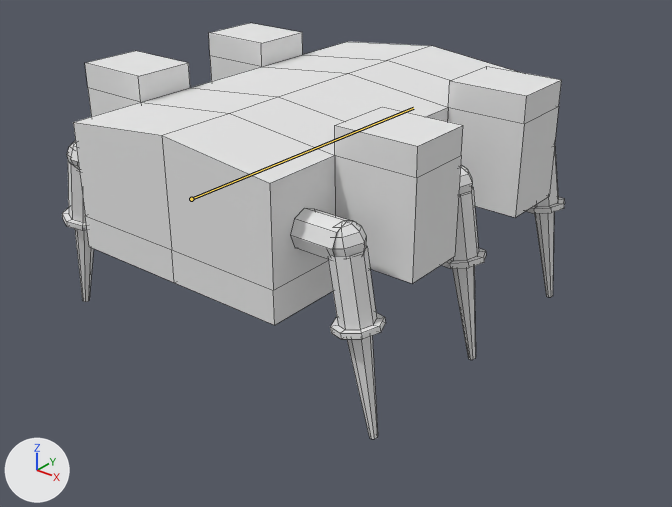
What one commit did to the Blender file Assets/Models/Transformer/transformer.blend.
Both versions are drawn from a 50 mm camera at (12.7, -15.29, 10.83) aimed at (0.59, -0.16, 1.45). Arrows for +X, +Y and +Z are at lower left; the lights stay in place. The bones that change are drawn over the model as lines. Mesh edges are drawn as thin lines.

In view in the first picture: 'Body'.
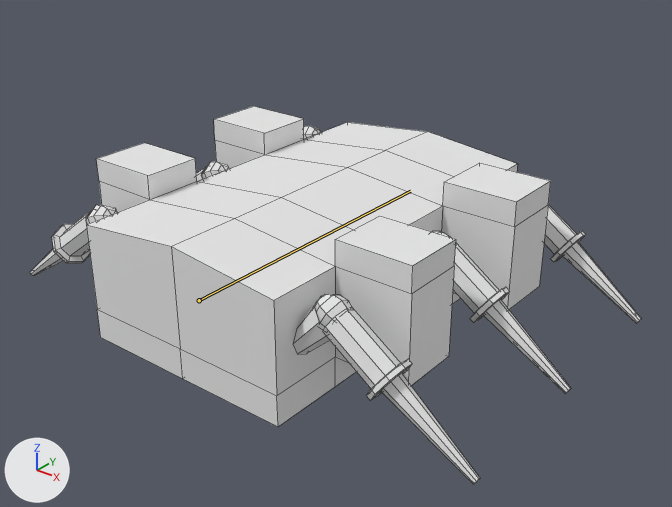
The newer file adds an action. The first version stands in its rest pose; the second is drawn at frame 16 of the action 'crash'.

What changed in the scene script:
```text
Change bone_backbone:
    where bone_backbone = bpy.data.objects['Armature'].pose.bones['Backbone']  # child of 'Root'
    bone_backbone.location: (0.0, 0.0, 0.0) -> (0.0, 0.0, -2.25)
Change bone_leg_ik_l:
    where bone_leg_ik_l = bpy.data.objects['Armature'].pose.bones['Leg_IK.l']
    bone_leg_ik_l.location: (0.0, 0.0, 0.0) -> (0.0, 2.06, -0.05)
Change bone_leg_ik_l_001:
    where bone_leg_ik_l_001 = bpy.data.objects['Armature'].pose.bones['Leg_IK.l.001']
    bone_leg_ik_l_001.location: (0.0, 0.0, 0.0) -> (0.0, 2.06, -0.05)
Change bone_leg_ik_l_002:
    where bone_leg_ik_l_002 = bpy.data.objects['Armature'].pose.bones['Leg_IK.l.002']
    bone_leg_ik_l_002.location: (0.0, 0.0, 0.0) -> (0.0, 2.06, -0.05)
Change bone_leg_ik_r:
    where bone_leg_ik_r = bpy.data.objects['Armature'].pose.bones['Leg_IK.r']
    bone_leg_ik_r.location: (0.0, 0.0, 0.0) -> (0.09, 2.2, 0.0)
Change bone_leg_ik_r_001:
    where bone_leg_ik_r_001 = bpy.data.objects['Armature'].pose.bones['Leg_IK.r.001']
    bone_leg_ik_r_001.location: (0.0, 0.0, 0.0) -> (0.09, 2.2, 0.0)
Change bone_leg_ik_r_002:
    where bone_leg_ik_r_002 = bpy.data.objects['Armature'].pose.bones['Leg_IK.r.002']
    bone_leg_ik_r_002.location: (0.0, 0.0, 0.0) -> (0.09, 2.2, 0.0)
```

Where the change shows, as pixel boxes (x1, y1, x2, y2) in the pictures (672 x 507 px):
'Body', posed (21% wider, 9% shorter)
    before: (62, 23, 565, 439)
    after: (31, 106, 641, 484)
bone 'Backbone', root to tip
    before: (191, 199) to (413, 108)
    after: (199, 300) to (410, 191)
